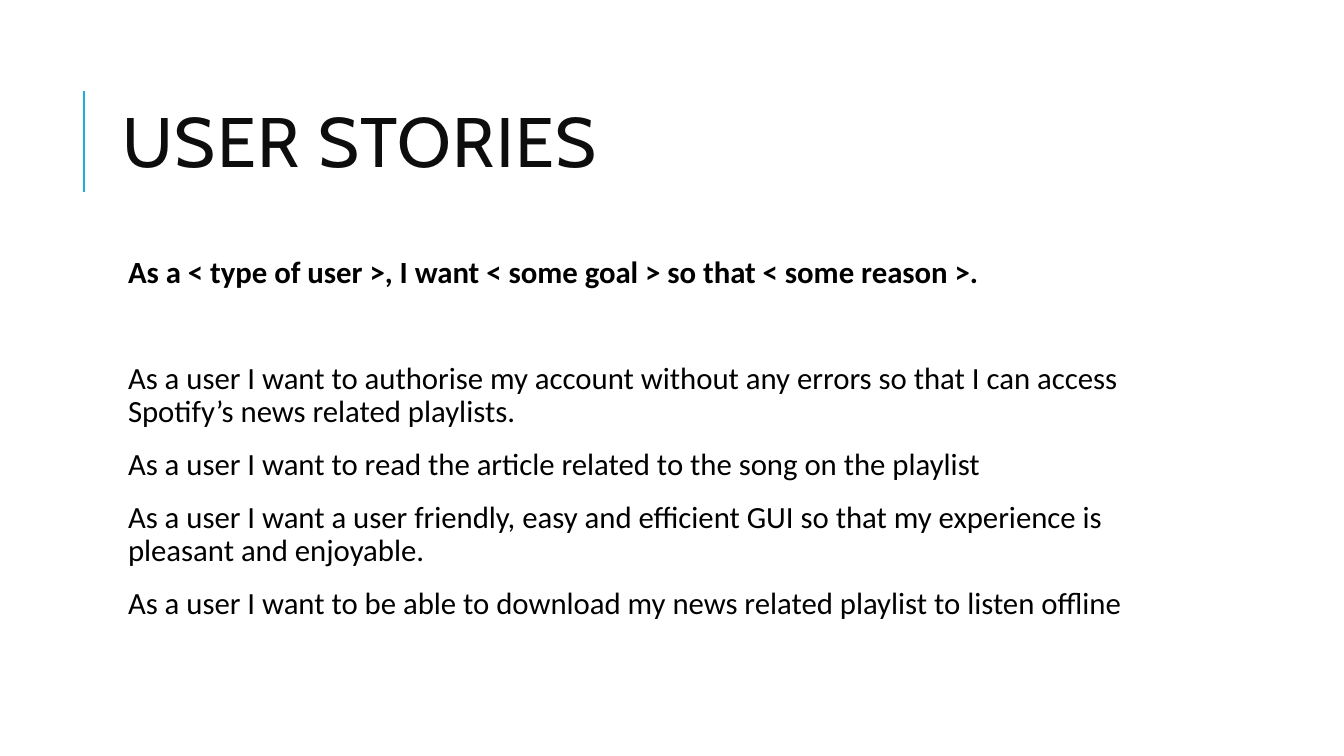
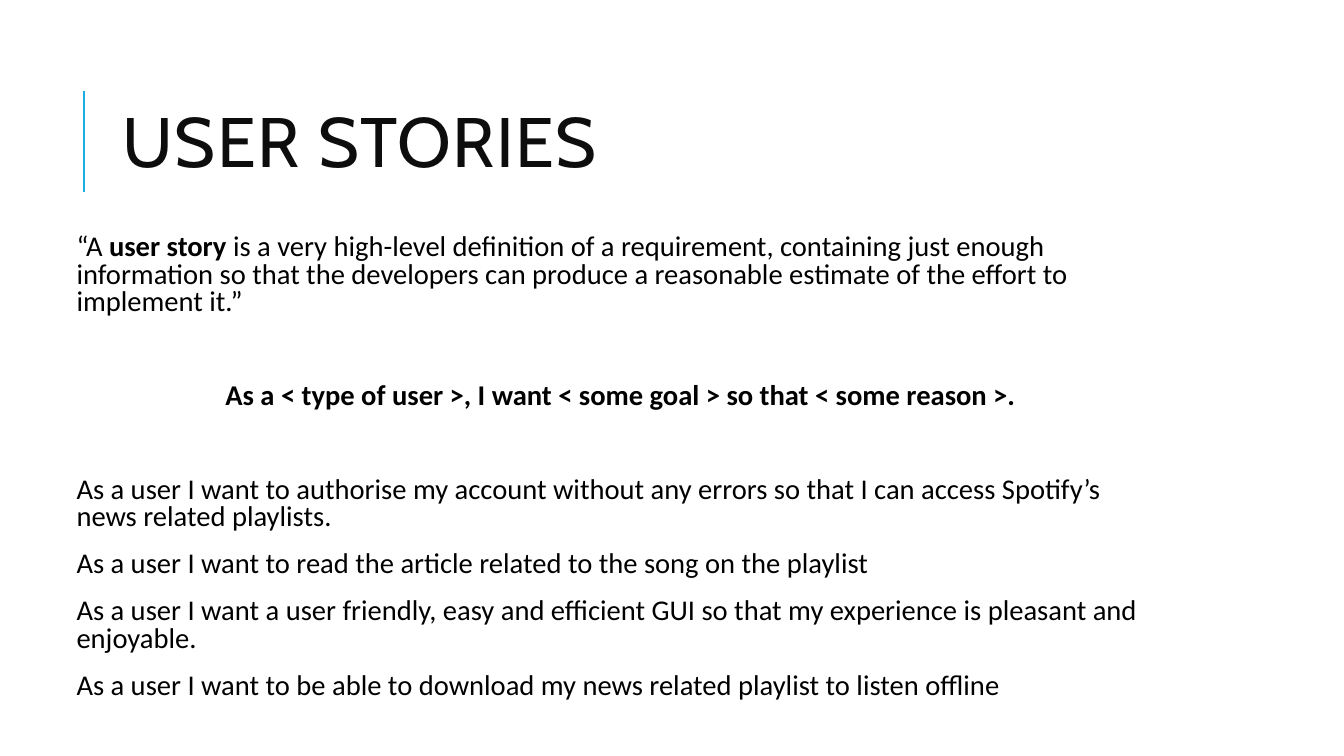
Before and after one commit to LukeTechnoUserOfficial/Software-Engineering-Project, a slide deck: slide 3 of Software Presentation.pptx. Drawn at 1344x756 pixels with LibreOffice and Linux fonts; fonts in the diff are those of the drawing. Boxes give left, top, right and bottom in pixels: in the first picture for what was removed or moved away, otherwise in the second. Text is boxed around its words. In the diff, an @@ line names an element or a change of style, - is before the commit and + after.

```diff
--- a/Software Presentation.pptx
+++ b/Software Presentation.pptx
@@ text "“A user story is a ...": place and size @@
-text "“A user story is a ..." at (128,261,1121,619)
+text "“A user story is a ..." at (77,235,1137,700)
@@ text at (77,235,1067,316): paragraph added @@
+  “A user story is a very high-level definition of a requirement, containing just enough information so that the developers can produce a reasonable estimate of the effort to implement it.”
@@ text at (77,385,1137,700): size 22 to 20.4 pt in "As a < type of user >, ...", "As a user I want to authorise ...", "As a user I want to read ...", "As a user I want a user ..." and 1 more places; alignment left to centre; line spacing 0.9 to 0.8 @@
```
Also in this commit, not shown: 10 other slides changed, 2 slides added, 1 slide removed.
